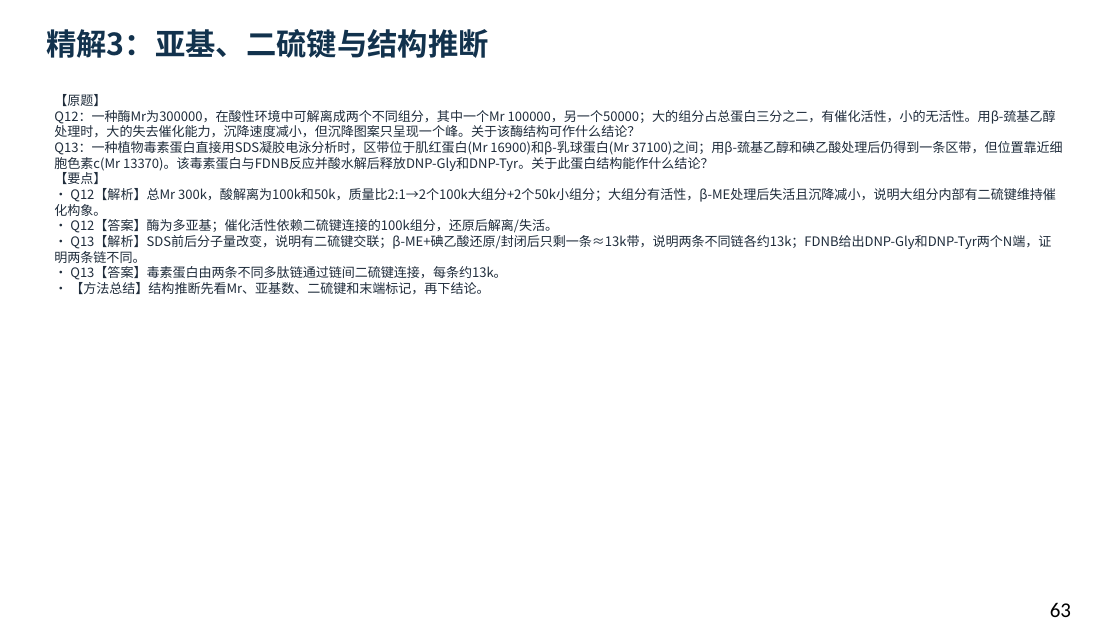
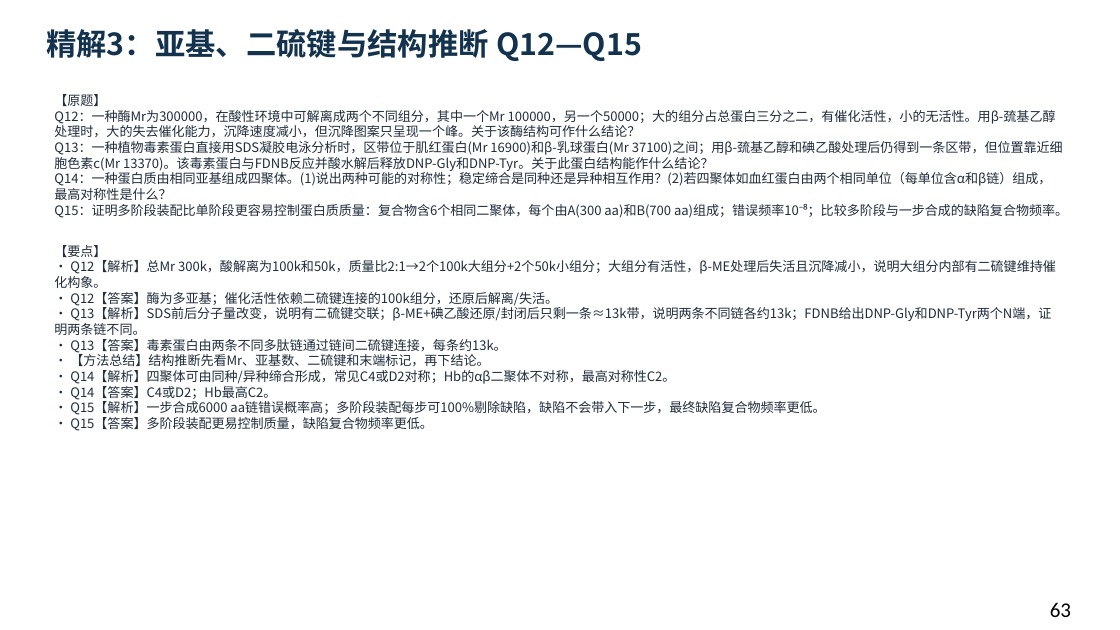
Before and after one commit to newkan-li/Biochemistry, a slide deck: slide 63 of downloads/bc03-ai-style.pptx. Drawn at 1120x630 pixels with LibreOffice and Linux fonts; fonts in the diff are those of the drawing. Boxes give left, top, right and bottom in pixels: in the first picture for what was removed or moved away, otherwise in the second. Text is boxed around its words. In the diff, an @@ line names an element or a change of style, - is before the commit and + after.

```diff
--- a/downloads/bc03-ai-style.pptx
+++ b/downloads/bc03-ai-style.pptx
@@ text at (46, 29, 642, 61): text changed @@
-精解3：亚基、二硫键与结构推断
+精解3：亚基、二硫键与结构推断 Q12—Q15
@@ text at (54, 94, 1068, 431): text changed @@
-【原题】
-Q12：一种酶Mr为300000，在酸性环境中可解离成两个不同组分，其中一个Mr 100000，另一个50000；大的组分占总蛋白三分之二，有催化活性，小的无活性。用β-巯基乙醇处理时，大的失去催化能力，沉降速度减小，但沉降图案只呈现一个峰。关于该酶结构可作什么结论？
-Q13：一种植物毒素蛋白直接用SDS凝胶电泳分析时，区带位于肌红蛋白(Mr 16900)和β-乳球蛋白(Mr 37100)之间；用β-巯基乙醇和碘乙酸处理后仍得到一条区带，但位置靠近细胞色素c(Mr 13370)。该毒素蛋白与FDNB反应并酸水解后释放DNP-Gly和DNP-Tyr。关于此蛋白结构能作什么结论？
-【要点】
-• Q12【解析】总Mr 300k，酸解离为100k和50k，质量比2:1→2个100k大组分+2个50k小组分；大组分有活性，β-ME处理后失活且沉降减小，说明大组分内部有二硫键维持催化构象。
-• Q12【答案】酶为多亚基；催化活性依赖二硫键连接的100k组分，还原后解离/失活。
-• Q13【解析】SDS前后分子量改变，说明有二硫键交联；β-ME+碘乙酸还原/封闭后只剩一条≈13k带，说明两条不同链各约13k；FDNB给出DNP-Gly和DNP-Tyr两个N端，证明两条链不同。
-• Q13【答案】毒素蛋白由两条不同多肽链通过链间二硫键连接，每条约13k。
-• 【方法总结】结构推断先看Mr、亚基数、二硫键和末端标记，再下结论。
+【原题】
+Q12：一种酶Mr为300000，在酸性环境中可解离成两个不同组分，其中一个Mr 100000，另一个50000；大的组分占总蛋白三分之二，有催化活性，小的无活性。用β-巯基乙醇处理时，大的失去催化能力，沉降速度减小，但沉降图案只呈现一个峰。关于该酶结构可作什么结论？
+Q13：一种植物毒素蛋白直接用SDS凝胶电泳分析时，区带位于肌红蛋白(Mr 16900)和β-乳球蛋白(Mr 37100)之间；用β-巯基乙醇和碘乙酸处理后仍得到一条区带，但位置靠近细胞色素c(Mr 13370)。该毒素蛋白与FDNB反应并酸水解后释放DNP-Gly和DNP-Tyr。关于此蛋白结构能作什么结论？
+Q14：一种蛋白质由相同亚基组成四聚体。(1)说出两种可能的对称性；稳定缔合是同种还是异种相互作用？(2)若四聚体如血红蛋白由两个相同单位（每单位含α和β链）组成，最高对称性是什么？
+Q15：证明多阶段装配比单阶段更容易控制蛋白质质量：复合物含6个相同二聚体，每个由A(300 aa)和B(700 aa)组成；错误频率10⁻⁸；比较多阶段与一步合成的缺陷复合物频率。
+【要点】
+• Q12【解析】总Mr 300k，酸解离为100k和50k，质量比2:1→2个100k大组分+2个50k小组分；大组分有活性，β-ME处理后失活且沉降减小，说明大组分内部有二硫键维持催化构象。
+• Q12【答案】酶为多亚基；催化活性依赖二硫键连接的100k组分，还原后解离/失活。
+• Q13【解析】SDS前后分子量改变，说明有二硫键交联；β-ME+碘乙酸还原/封闭后只剩一条≈13k带，说明两条不同链各约13k；FDNB给出DNP-Gly和DNP-Tyr两个N端，证明两条链不同。
+• Q13【答案】毒素蛋白由两条不同多肽链通过链间二硫键连接，每条约13k。
+• 【方法总结】结构推断先看Mr、亚基数、二硫键和末端标记，再下结论。
+• Q14【解析】四聚体可由同种/异种缔合形成，常见C4或D2对称；Hb的αβ二聚体不对称，最高对称性C2。
+• Q14【答案】C4或D2；Hb最高C2。
+• Q15【解析】一步合成6000 aa链错误概率高；多阶段装配每步可100%剔除缺陷，缺陷不会带入下一步，最终缺陷复合物频率更低。
+• Q15【答案】多阶段装配更易控制质量，缺陷复合物频率更低。
```
Also in this commit, not shown: 4 other slides changed, 5 other files.
